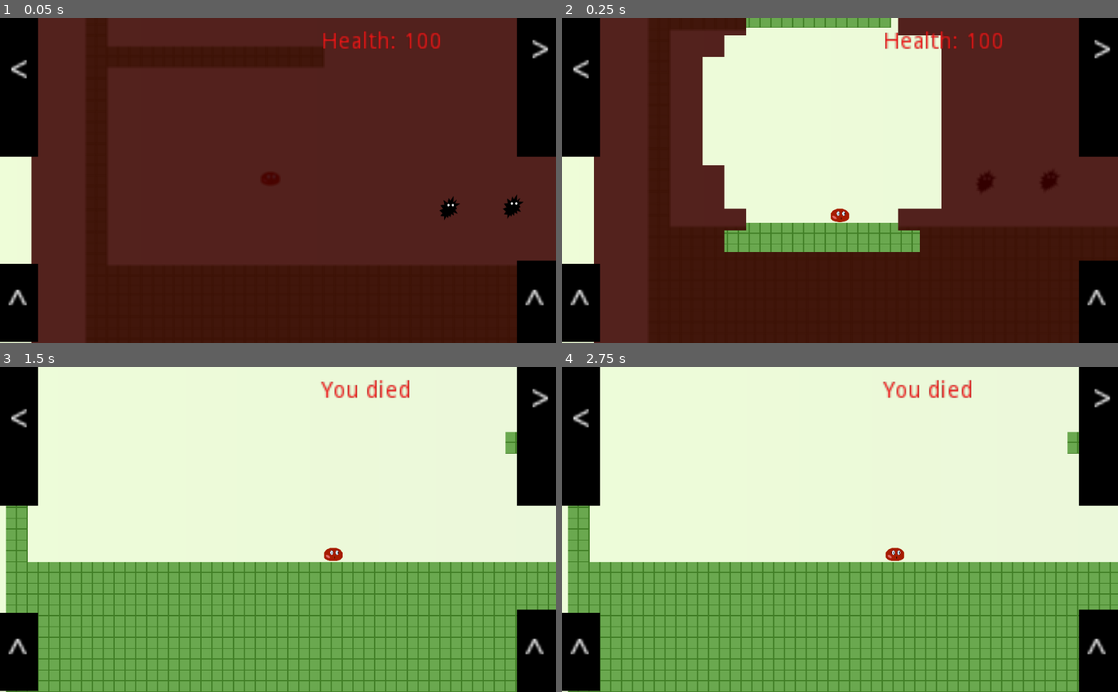
Above: before the commit, frames 1-4 (two rows, left to right).
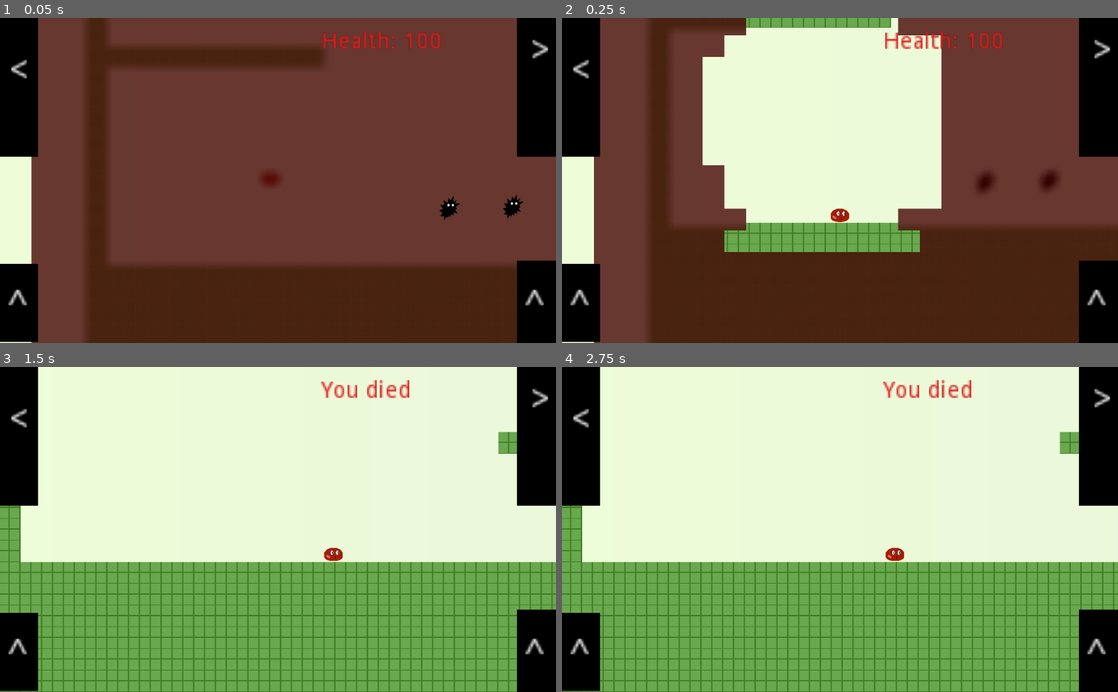
Above: after the commit, the same moments.

Repository: glitchcore/comfort
Game: Godot game, scene res://Scenes/BaseLevel.tscn
Same seed, same stepped clock (60 frames per second), same inputs: the game is played once before the commit and once after it.
Inputs:
- Up to frame 1 (0.05 s): no input
- Up to frame 2 (0.25 s): no input
- Up to frame 3 (1.5 s): hold Right (ui_right) from 0.53 s (still down); tap Space (jump) at 0.77 s
- Up to frame 4 (2.75 s): tap Space (jump) at 1.52 s; tap Enter at 2 s; release Right (ui_right) at 2.03 s; hold Left (ui_left) from 2.03 s (still down)

The runs differ from the first frame. In frame 1, less than 0.1% of the frame differs, in the area x 47-59%, y 8-51%; in frame 2, less than 0.1%; in frame 3, 7.7%, in the area x 0-100%, y 19-100%; in frame 4, 7.2%.

Commit message:
add enemy collision

Diff:
--- a/Actors/Enemy.tscn
+++ b/Actors/Enemy.tscn
@@ -11,7 +11,7 @@
 
 [node name="Enemy" type="KinematicBody2D"]
 collision_layer = 16
-collision_mask = 9
+collision_mask = 25
 script = ExtResource( 2 )
 
 [node name="Enemy" type="Sprite" parent="."]
--- a/Actors/Space.tscn
+++ b/Actors/Space.tscn
@@ -28,7 +28,7 @@
 
 void fragment() {
 	vec3 screen_color = vec3(0.0);
-	const int BLUR_KERNEL = 1;
+	const int BLUR_KERNEL = 3;
 	for(int x = -BLUR_KERNEL; x < BLUR_KERNEL; x++) {
 		for(int y = -BLUR_KERNEL; y < BLUR_KERNEL; y++) {
 			screen_color += texture(
--- a/Scenes/BaseLevel.tscn
+++ b/Scenes/BaseLevel.tscn
@@ -159,23 +159,23 @@
 z_index = 10
 
 [node name="Enemy14" parent="Enemies" instance=ExtResource( 7 )]
-position = Vector2( 1098, -3430 )
+position = Vector2( 626, -3404 )
 z_index = 10
 
 [node name="Enemy15" parent="Enemies" instance=ExtResource( 7 )]
-position = Vector2( 1300, -3450 )
+position = Vector2( 1145, -3408 )
 z_index = 10
 
 [node name="Enemy16" parent="Enemies" instance=ExtResource( 7 )]
-position = Vector2( 1542, -3457 )
+position = Vector2( 1599, -3419 )
 z_index = 10
 
 [node name="Enemy17" parent="Enemies" instance=ExtResource( 7 )]
-position = Vector2( 1710, -3457 )
+position = Vector2( 2140, -3427 )
 z_index = 10
 
 [node name="Enemy18" parent="Enemies" instance=ExtResource( 7 )]
-position = Vector2( 1871, -3457 )
+position = Vector2( 2649, -3427 )
 z_index = 10
 
 [node name="Enemy19" parent="Enemies" instance=ExtResource( 7 )]
